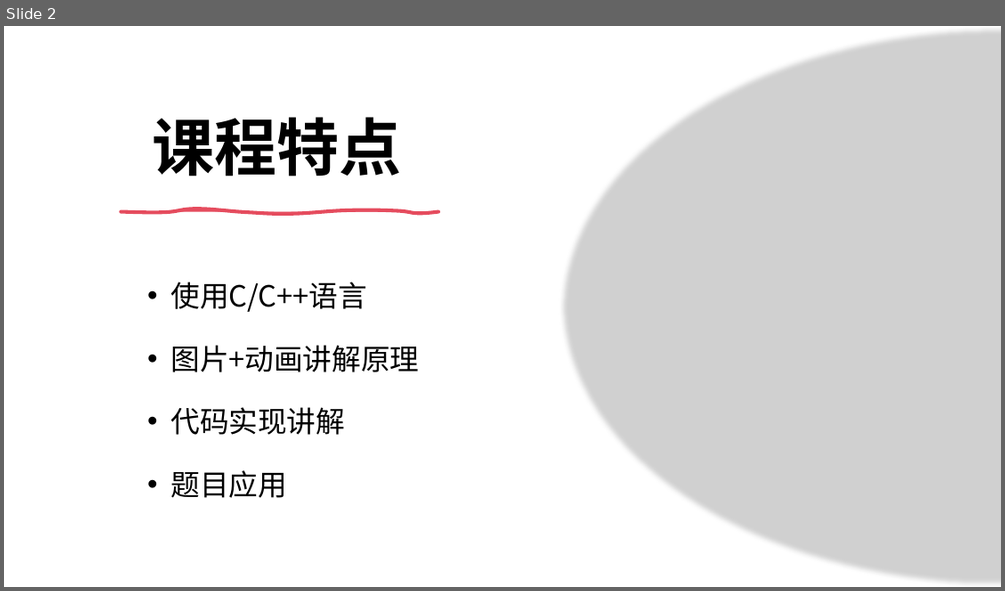
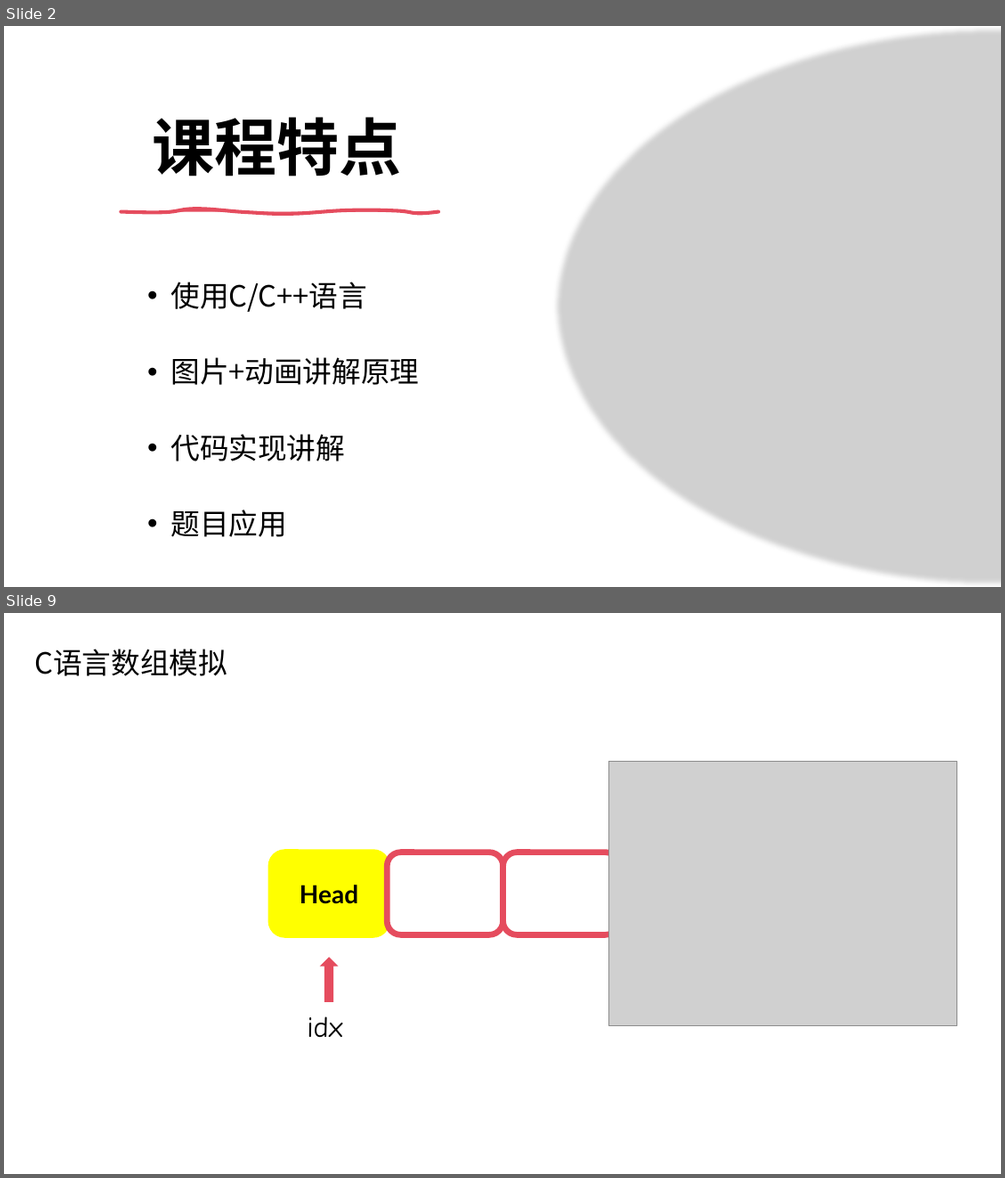
Before and after one commit to Kicamon/Note, a slide deck: ppt/Data_Structrue_Tutorial/Data Structrue Tutorial.pptx. Shown one above the other, each under a label of ours: slide 2 before the commit, slides 2 and 9 after it; the slides between them are not shown. The pictures are 1005x591 and 1005x1178 pixels, drawn with LibreOffice and Linux fonts; fonts in the diff are those of the drawing; grey boxes stand for pictures. Boxes give left, top, right and bottom in pixels: in the first picture for what was removed or moved away, otherwise in the second. Text is boxed around its words. In the diff, an @@ line names an element or a change of style, - is before the commit and + after.

```diff
--- a/ppt/Data_Structrue_Tutorial/Data Structrue Tutorial.pptx
+++ b/ppt/Data_Structrue_Tutorial/Data Structrue Tutorial.pptx
@@ slide 9 added at (4,613,1001,1174), background #FFFFFF @@
@@ text added at (34,649,227,676), 28 pt, text #000000 @@
+C语言数组模拟
@@ picture added at (609,762,956,1026) @@
@@ rounded rectangle added at (271,852,387,934), fill #FFFF00, outline #FFFF00 5.75 pt, 24 pt, text #000000, bold @@
+Head
@@ rounded rectangle added at (387,852,502,934), fill #FFFFFF, outline #E54C5E 5.75 pt @@
@@ rounded rectangle added at (502,852,619,934), fill #FFFFFF, outline #E54C5E 5.75 pt @@
@@ up arrow added at (321,957,337,1002), fill #E54C5E, outline #E54C5E 1 pt @@
@@ text added at (307,1016,342,1037), 28 pt, text #000000 @@
+idx
@@ slide 2 changed as well @@
@@ picture: place and size @@
-picture at (559,26,1001,587)
+picture at (554,26,1001,587)
@@ text at (170,345,419,498): paragraphs removed @@
-• 图片+动画讲解原理
-• 代码实现讲解
-• 题目应用
@@ text added at (170,357,419,385), 28 pt, text #000000 @@
+• 图片+动画讲解原理
@@ text added at (170,434,345,461), 28 pt, text #000000 @@
+• 代码实现讲解
@@ text added at (170,509,287,537), 28 pt, text #000000 @@
+• 题目应用
```
Also in this commit, not shown: 1 other slide changed, 9 other slides added, 9 other files.
